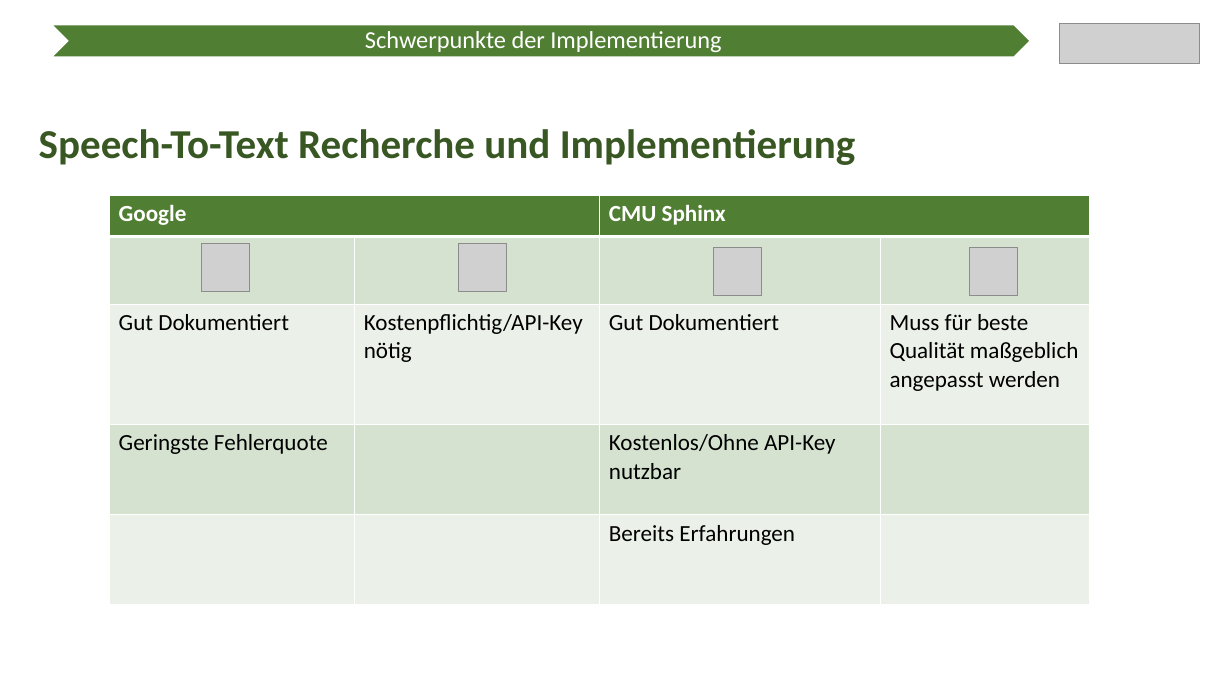
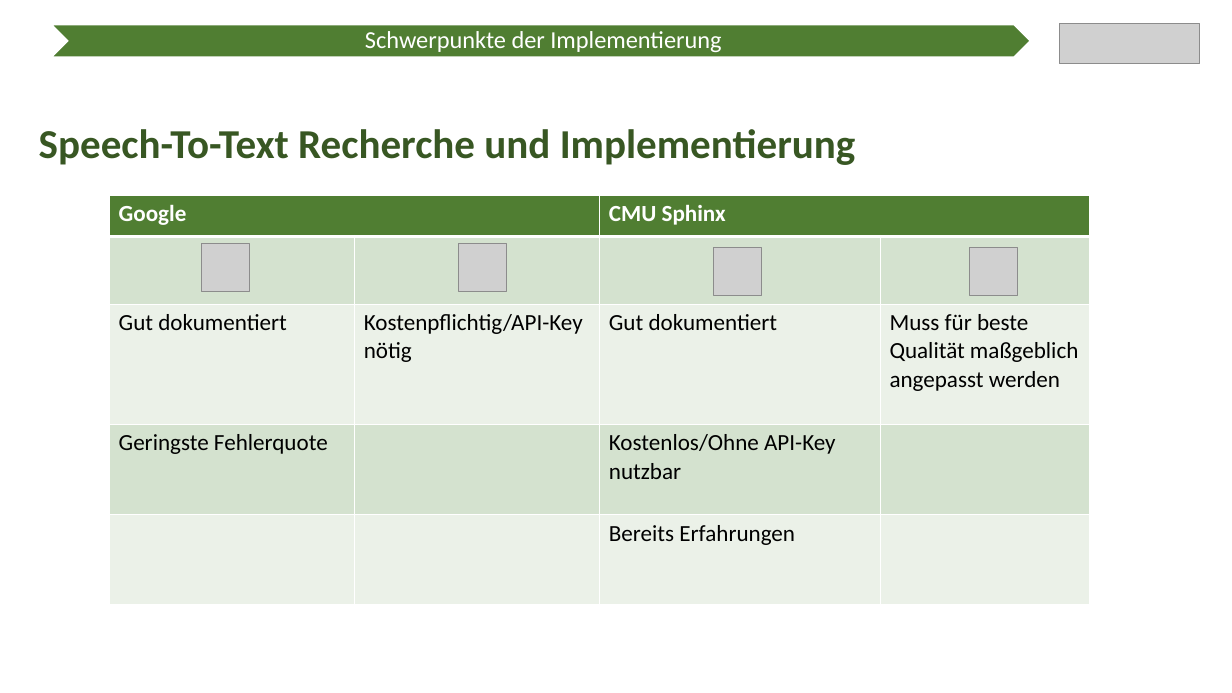
Before and after one commit to Ratoh/SAPLEXA, a slide deck: slide 6 of CavallaroAngelo/Präsentation Wahlmodulvorstellung/SAPlexa Präsentation.pptx (slide 5 before the commit). Drawn at 1232x693 pixels with LibreOffice and Linux fonts; fonts in the diff are those of the drawing; grey boxes stand for pictures. Boxes give left, top, right and bottom in pixels: in the first picture for what was removed or moved away, otherwise in the second. Text is boxed around its words. In the diff, an @@ line names an element or a change of style, - is before the commit and + after.

```diff
--- a/CavallaroAngelo/Präsentation Wahlmodulvorstellung/SAPlexa Präsentation.pptx
+++ b/CavallaroAngelo/Präsentation Wahlmodulvorstellung/SAPlexa Präsentation.pptx
@@ table at [109, 195, 1090, 605] @@
-row 3, column 1: Gut Dokumentiert
+row 3, column 1: Gut dokumentiert
-row 3, column 3: Gut Dokumentiert
+row 3, column 3: Gut dokumentiert
```
Also in this commit, not shown: 6 other slides changed, 3 slides added.
